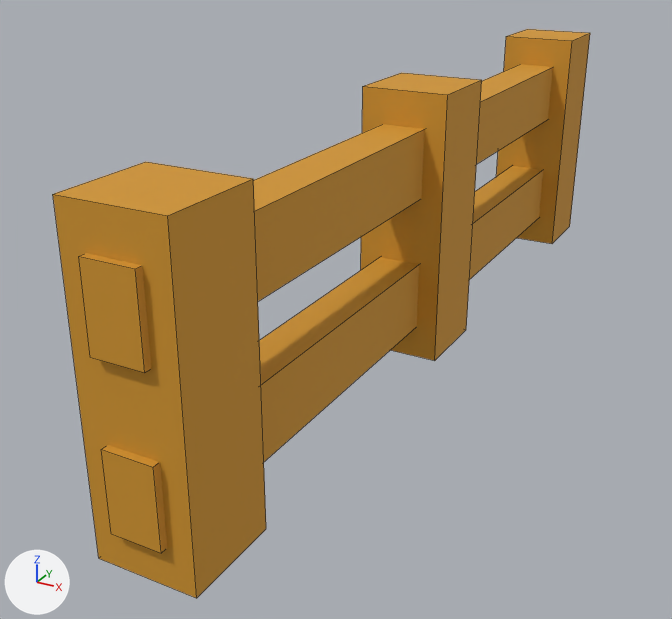
Two versions of the FBX model Roll a Bot/Assets/Blender Files/Fence/FBX/Fence.fbx, one commit apart.
Camera for both pictures: a camera (50 mm lens) standing at (2.71, -6.22, 2.19) and looking at (-0.41, -0.55, -0.64). Arrows for +X, +Y and +Z are at lower left; the lights stay in place. Mesh edges are drawn as thin lines.
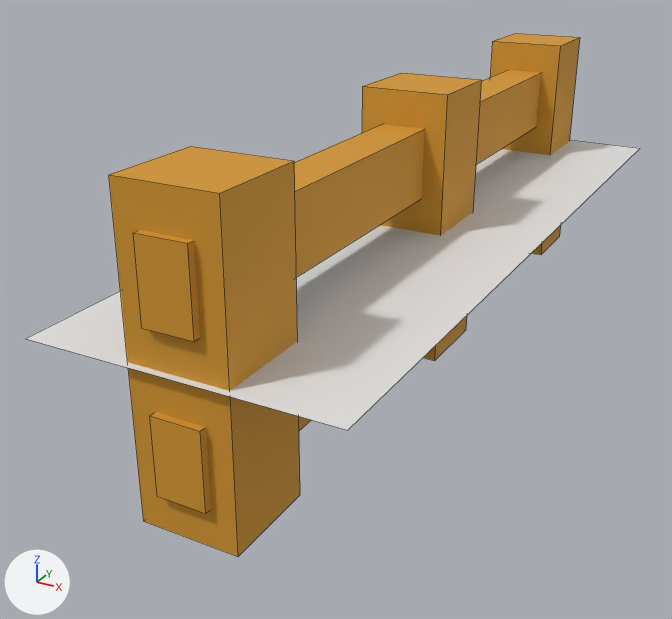
Edits to the scene script, one JSON object a line:
```json
{"block": "me_cube", "where": "me_cube.from_pydata(...)  # 40 vertices, 30 faces; spans x -0.32..0.32, y -3.37..3.37, z -1.0..1.0"}
{"block": "me_cube", "where": "# used by ob_cube; location = (0.0, 0.0, 0.0)"}
{"block": "me_cube", "change": "me_cube part 1: the loose piece of 8 vertices spanning x -0.32..0.32, y 2.68..3.32, z -1.0..1.0 is moved by (0.0, -0.37, 0.0)"}
{"block": "me_cube", "change": "me_cube part 2: the loose piece of 8 vertices spanning x -0.32..0.32, y -3.32..-2.68, z -1.0..1.0 is moved by (0.0, 0.37, 0.0)"}
{"block": "me_cube", "change": "me_cube part 3: the loose piece of 8 vertices spanning x -0.16..0.16, y -3.37..3.37, z 0.25..0.75 is scaled about its middle by (1, 0.891, 1)"}
{"block": "me_cube", "change": "me_cube part 4: the loose piece of 8 vertices spanning x -0.16..0.16, y -3.37..3.37, z -0.75..-0.25 is scaled about its middle by (1, 0.891, 1)"}
{"op": "add", "block": "me_plane", "code": ["me_plane = bpy.data.meshes.new('Plane')", "me_plane.from_pydata([(-1.0, -3.0, 0.0), (1.0, -3.0, 0.0), (-1.0, 3.0, 0.0), (1.0, 3.0, 0.0)], [], [(0, 1, 3, 2)])"]}
{"op": "add", "block": "ob_plane", "code": ["ob_plane = bpy.data.objects.new('Plane', me_plane)", "ob_plane.location = (0.0, 0.0, 0.0)"]}
```

Where the change shows, as pixel boxes [x1, y1, x2, y2] in the pictures (672 x 619 px; the box of a moved part takes in the faces that stretch with it):
```json
{"object": "Cube", "change": "reshaped", "before": [53, 29, 590, 598], "after": [109, 33, 580, 557], "on screen": "12% narrower, 8% shorter"}
{"object": "Plane", "change": "added", "after": [25, 140, 640, 430]}
{"part": 1, "of": "me_cube", "change": "moved or reshaped", "before": [496, 29, 590, 244], "after": [490, 33, 580, 255]}
{"part": 2, "of": "me_cube", "change": "moved or reshaped", "before": [53, 162, 266, 598], "after": [109, 146, 300, 557]}
{"part": 3, "of": "me_cube", "change": "moved or reshaped", "before": [79, 64, 553, 373], "after": [133, 70, 541, 341]}
{"part": 4, "of": "me_cube", "change": "moved or reshaped", "before": [101, 166, 543, 553], "after": [150, 412, 311, 514]}
```
